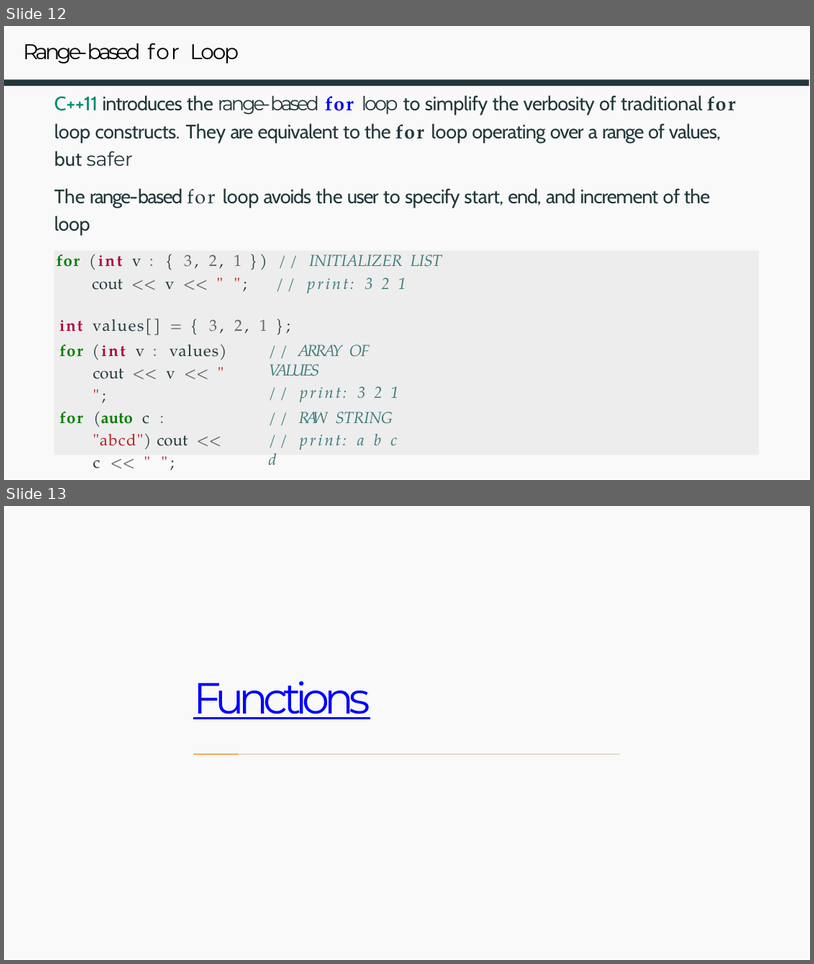
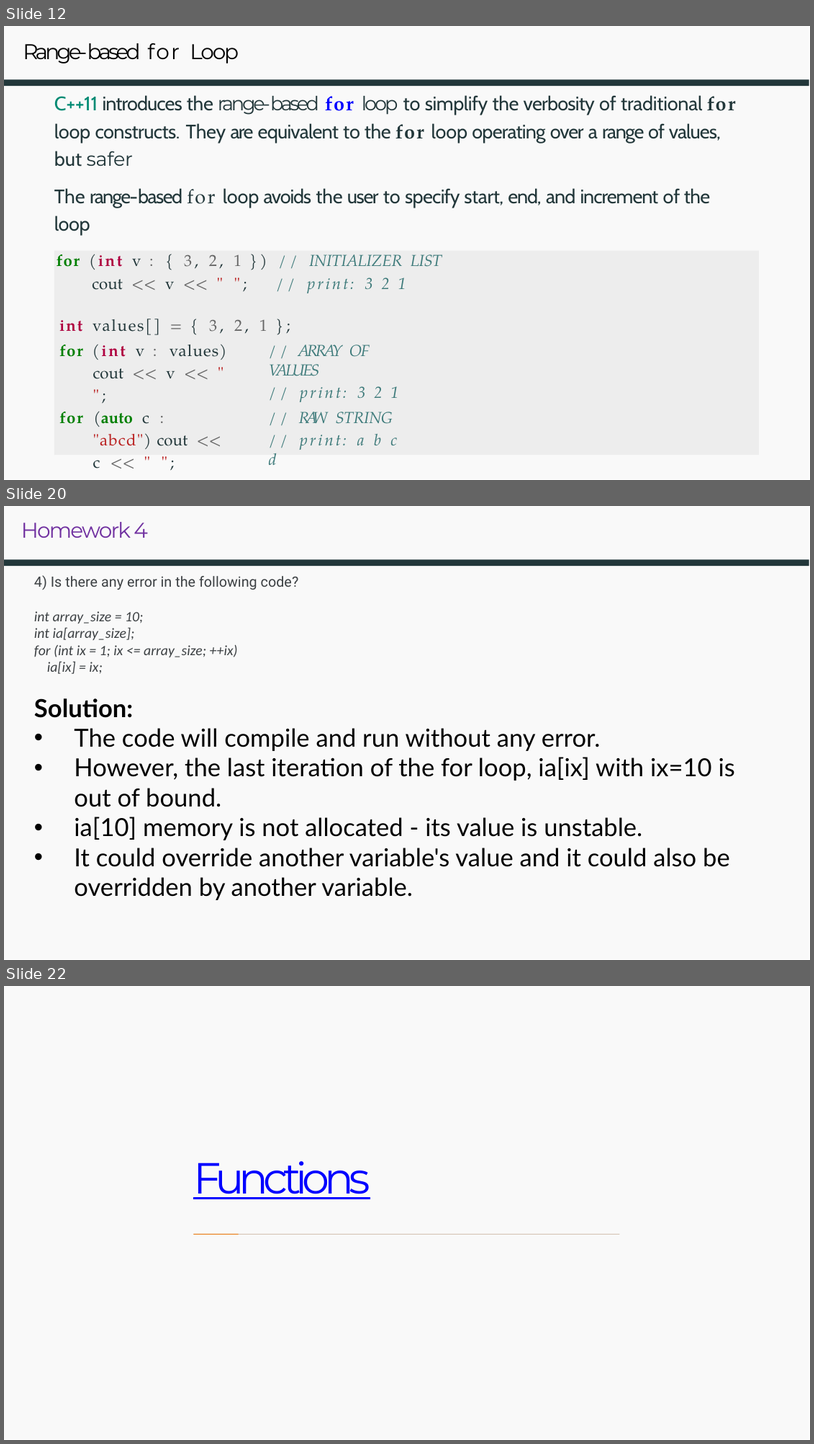
Before and after one commit to owenjchen/cpp, a slide deck: Week5_Functions.pptx. Shown one above the other, each under a label of ours: slides 12 and 13 before the commit, slides 12, 20 and 22 after it; the slides between them are not shown. The pictures are 814x964 and 814x1444 pixels, drawn with LibreOffice and Linux fonts; fonts in the diff are those of the drawing. Boxes give left, top, right and bottom in pixels: in the first picture for what was removed or moved away, otherwise in the second. Text is boxed around its words. In the diff, an @@ line names an element or a change of style, - is before the commit and + after.

```diff
--- a/Week5_Functions.pptx
+++ b/Week5_Functions.pptx
@@ slide 20 added at [4,506,810,960], background #FFFFFF; not listed: 2 template elements that a slide beside it also shows @@
@@ title added at [21,522,148,538], 12 pt, text #7030A0 @@
+Homework 4
@@ text added at [34,575,736,900], 14 pt, text #000000 @@
+4) Is there any error in the following code?
+int array_size = 10;
+int ia[array_size];
+for (int ix = 1; ix <= array_size; ++ix)
+ia[ix] = ix;
+Solution:
+• The code will compile and run without any error.
+• However, the last iteration of the for loop, ia[ix] with ix=10 is out of bound.
+• ia[10] memory is not allocated - its value is unstable.
+• It could override another variable's value and it could also be overridden by another variable.
@@ what was slide 13 is now slide 22 @@
```
Also in this commit, not shown: 8 other slides added, 13 other files.
